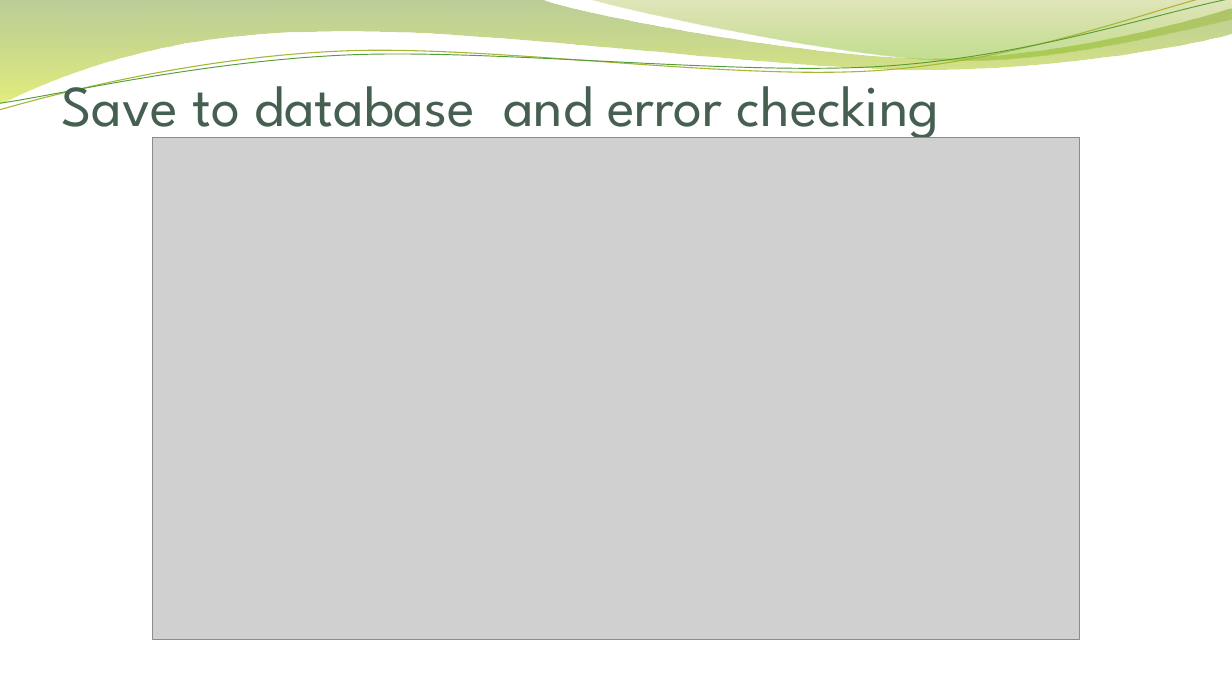
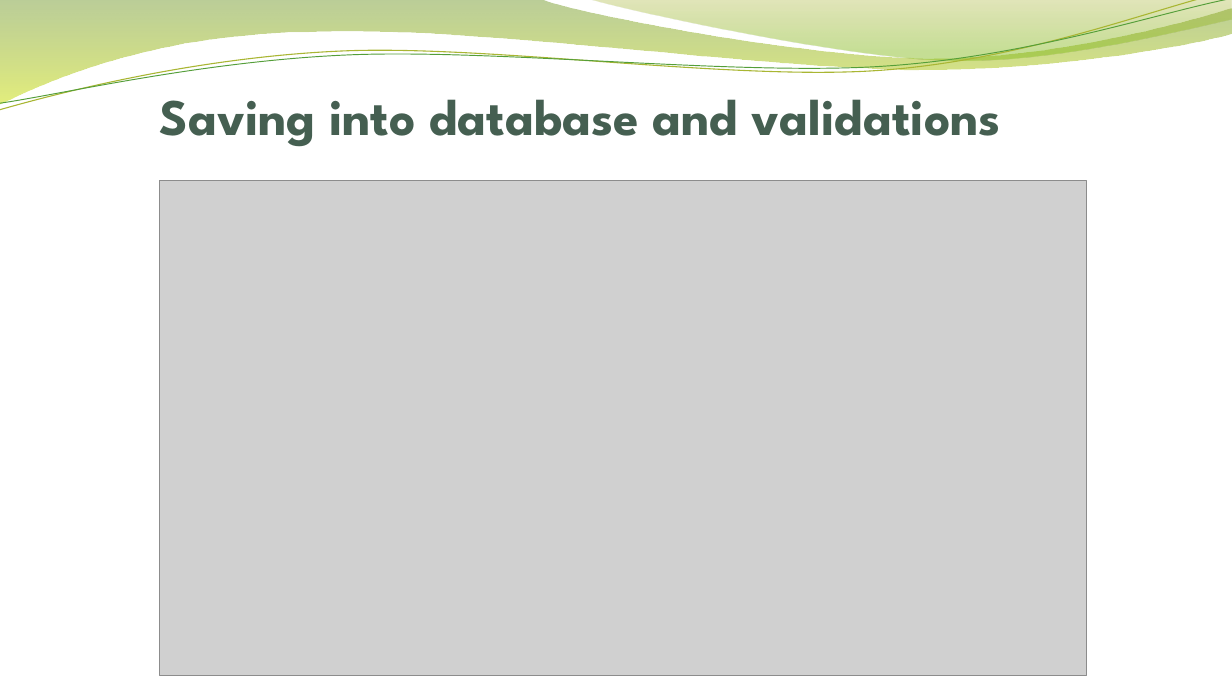
Before and after one commit to QianGaoProject/php, a slide deck: slide 3 of presentation/easy move_DF.pptx. Drawn at 1232x693 pixels with LibreOffice and Linux fonts; fonts in the diff are those of the drawing; grey boxes stand for pictures; background and template pictures are left out. Boxes give left, top, right and bottom in pixels: in the first picture for what was removed or moved away, otherwise in the second. Text is boxed around its words. In the diff, an @@ line names an element or a change of style, - is before the commit and + after.

```diff
--- a/presentation/easy move_DF.pptx
+++ b/presentation/easy move_DF.pptx
@@ title at (160, 99, 1001, 147): text changed; size 45 to 40 pt; bold on @@
-Save to database and error checking
+Saving into database and validations
@@ picture: place and size @@
-picture at (152, 138, 1080, 639)
+picture at (160, 181, 1087, 677)
```
Also in this commit, not shown: 9 other slides changed, 4 other files.
